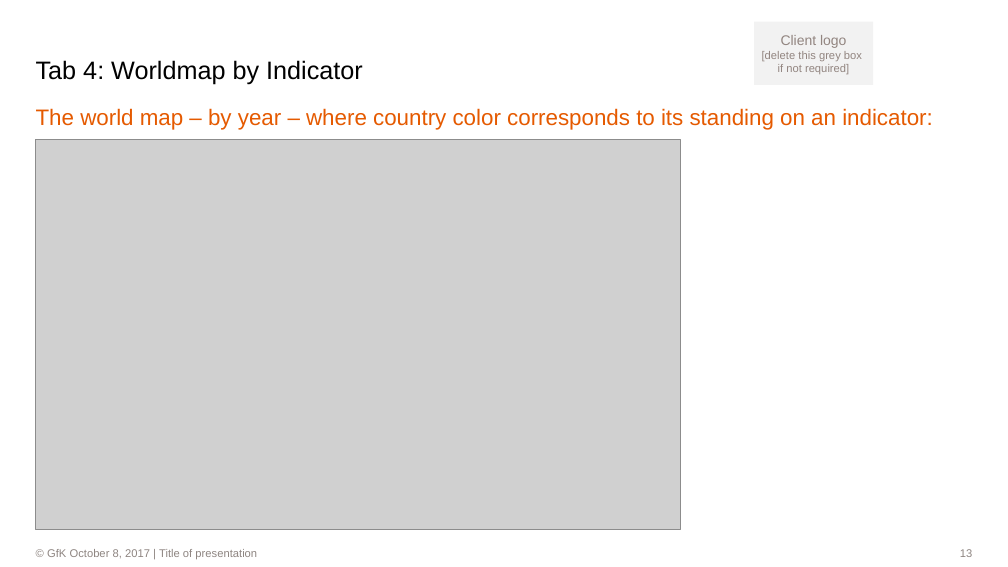
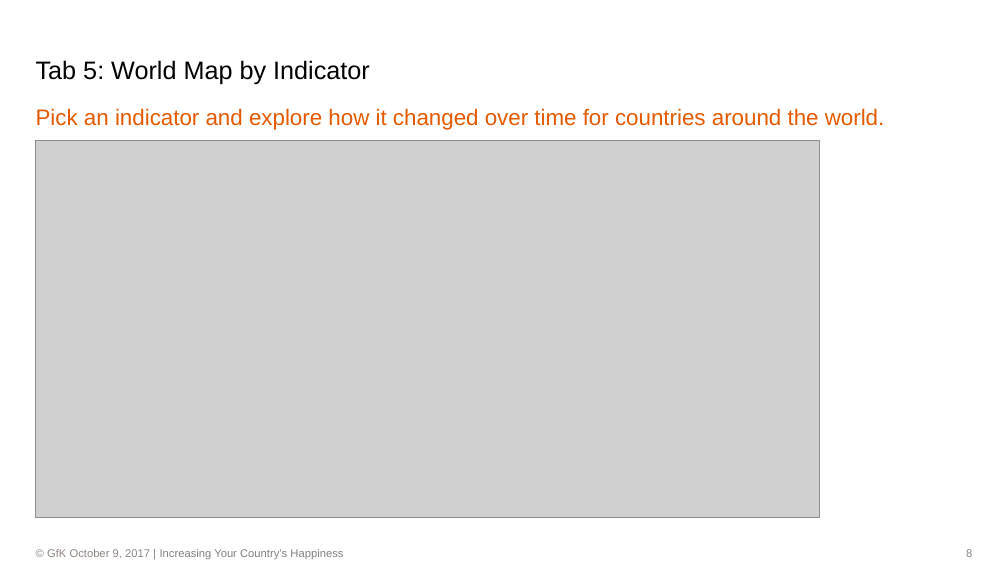
Before and after one commit to dl7631/Predict_World_Happiness, a slide deck: slide 8 of World Happiness.pptx (slide 13 before the commit). Drawn at 1008x567 pixels with LibreOffice and Linux fonts; fonts in the diff are those of the drawing; grey boxes stand for pictures; background and template pictures are left out. Boxes give left, top, right and bottom in pixels: in the first picture for what was removed or moved away, otherwise in the second. Text is boxed around its words. In the diff, an @@ line names an element or a change of style, - is before the commit and + after.

Commit message:
On Monday, October 9

```diff
--- a/World Happiness.pptx
+++ b/World Happiness.pptx
@@ rectangle removed at (x1=754, y1=21, x2=873, y2=85) @@
-Client logo
-[delete this grey box
-if not required]
@@ title at (x1=36, y1=60, x2=370, y2=85): text changed @@
-Tab 4: Worldmap by Indicator
+Tab 5: World Map by Indicator
@@ text at (x1=36, y1=108, x2=885, y2=130): text changed @@
-The world map – by year – where country color corresponds to its standing on an indicator:
+Pick an indicator and explore how it changed over time for countries around the world.
@@ picture resized from (x1=35, y1=139, x2=680, y2=529) to (x1=35, y1=141, x2=820, y2=518) @@
@@ text at (x1=47, y1=549, x2=343, y2=559): text changed; text colour #8E8581 to #808080 @@
-                © GfK October 8, 2017 | Title of presentation
+                © GfK October 9, 2017 | Increasing Your Country’s Happiness
@@ page number at (x1=966, y1=549, x2=972, y2=557): text changed @@
-13
+8
```
Also in this commit, not shown: 20 other slides changed, 3 slides added, 14 slides removed, 5 other files.
